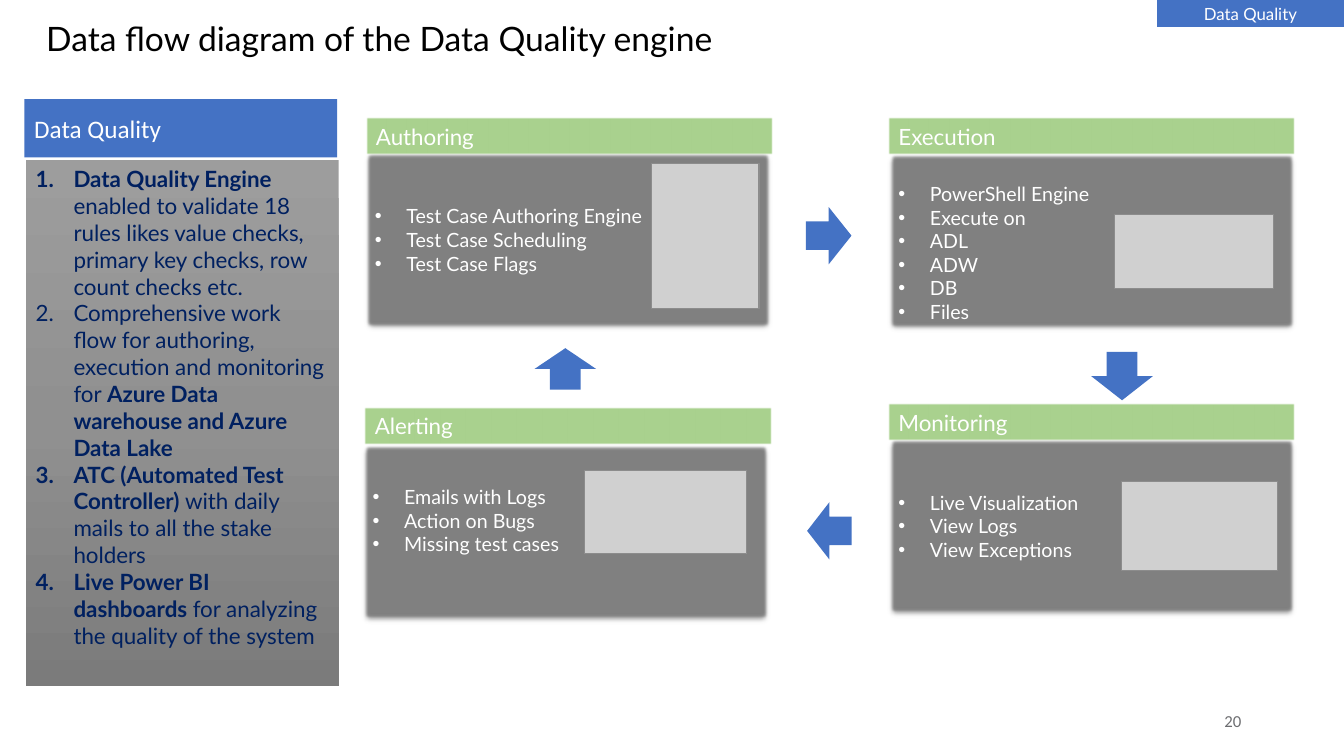
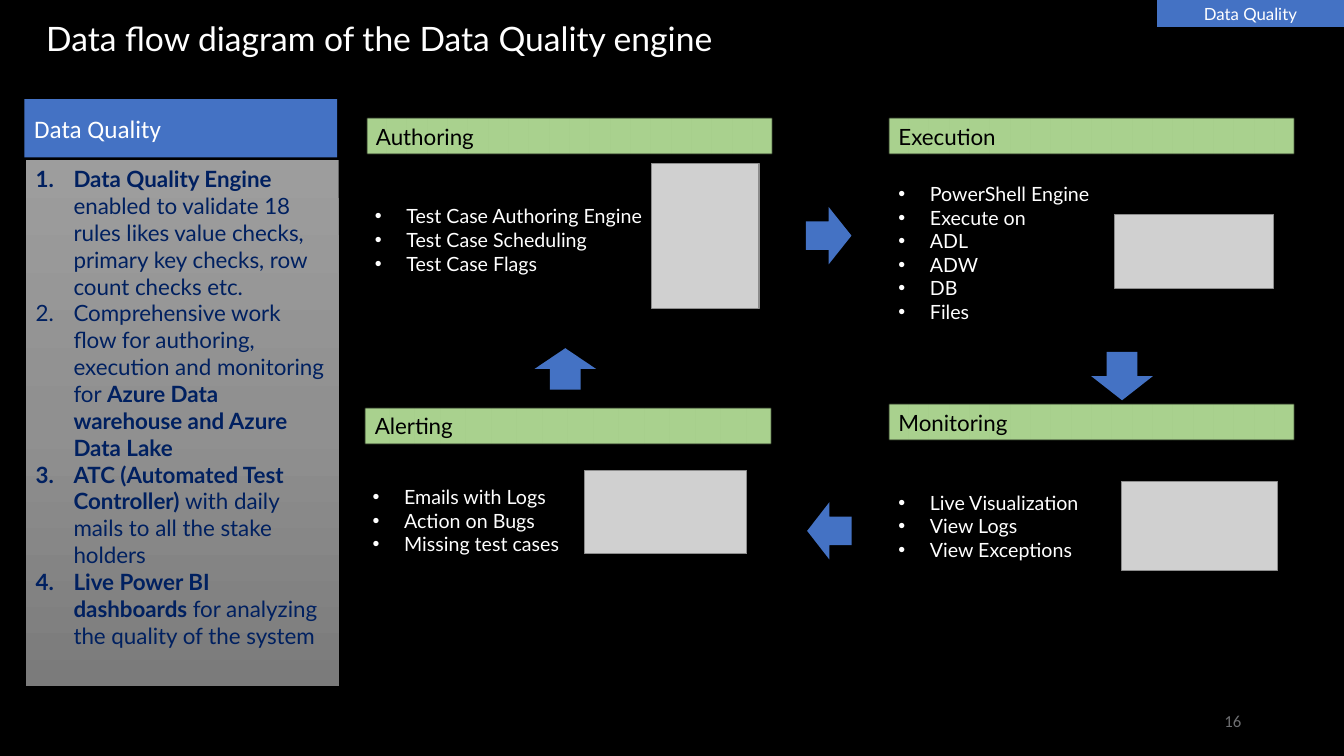
Before and after one commit to nigamsakshi2502/HeroSolutions-Data, a slide deck: slide 16 of Data Series/Day 3/Architectures and Best Practices .pptx (slide 20 before the commit). Drawn at 1344x756 pixels with LibreOffice and Linux fonts; fonts in the diff are those of the drawing; grey boxes stand for pictures. Boxes give left, top, right and bottom in pixels: in the first picture for what was removed or moved away, otherwise in the second. Text is boxed around its words. In the diff, an @@ line names an element or a change of style, - is before the commit and + after.

```diff
--- a/Data Series/Day 3/Architectures and Best Practices .pptx
+++ b/Data Series/Day 3/Architectures and Best Practices .pptx
@@ background #FFFFFF to #000000 @@
@@ title "Data flow diagram of the ..." at (46,26,713,57): text colour #000000 to #FFFFFF @@
@@ text colour #FFFFFF to #000000 in 4 elements at (366,118,772,155), (888,118,1295,155), (888,404,1295,442), (365,407,771,445) @@
@@ fill #808080 to #000000 in 4 elements at (365,151,771,328), (888,153,1295,330), (888,439,1295,615), (363,445,769,621) @@
@@ page number at (1224,716,1241,727): text changed @@
-20
+16
```
Also in this commit, not shown: 15 other slides changed, 6 slides added, 23 slides removed, 1 other file.
